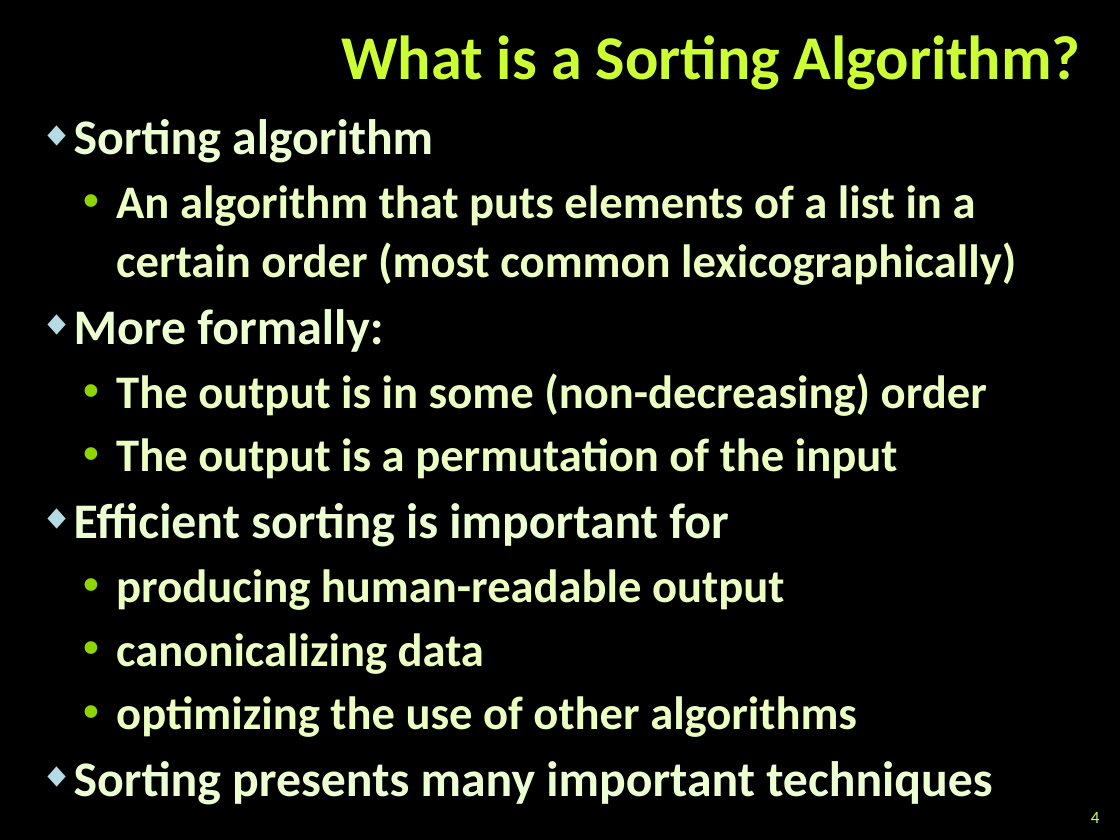
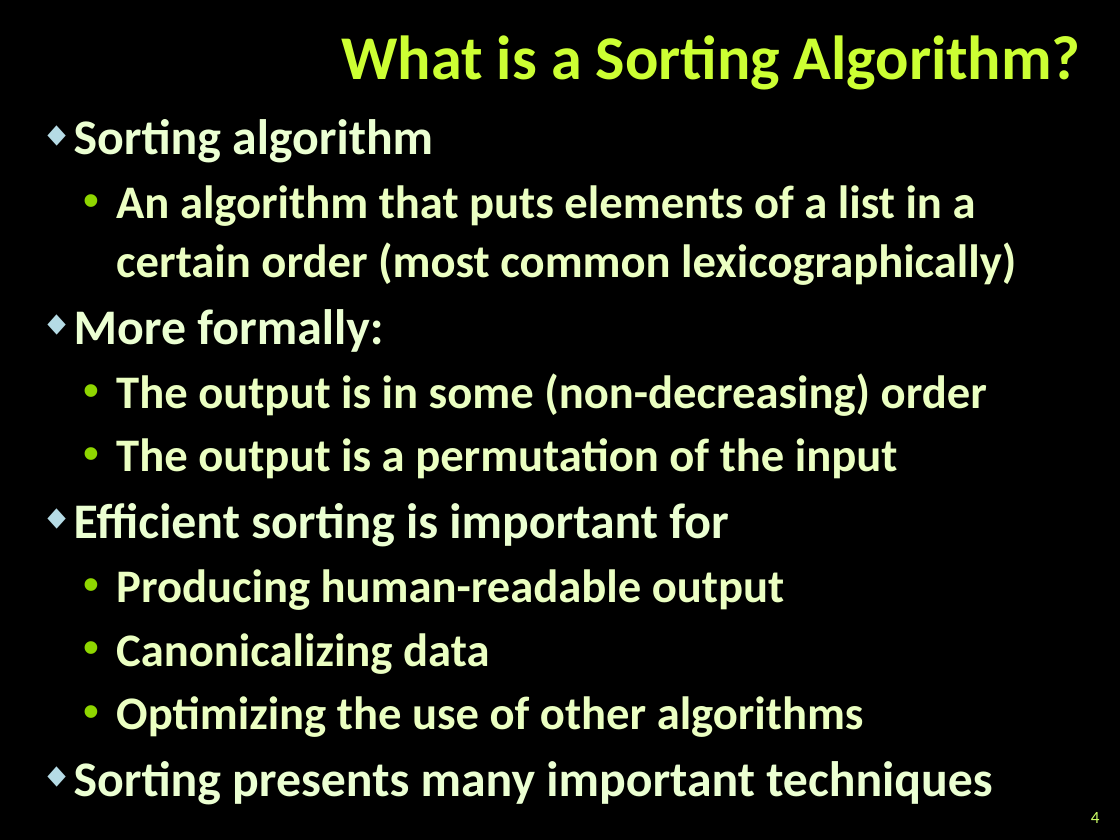
Before and after one commit to martin-nikolov/Telerik-Academy, a slide deck: slide 4 of Programming with C#/5. C# Data Structures and Algorithms/07. Sorting and Searching Algorithms/Sorting and Searching Algorithms.pptx. Drawn at 1120x840 pixels with LibreOffice and Linux fonts; fonts in the diff are those of the drawing; background and template pictures are left out. Boxes give left, top, right and bottom in pixels: in the first picture for what was removed or moved away, otherwise in the second. Text is boxed around its words. In the diff, an @@ line names an element or a change of style, - is before the commit and + after.

```diff
--- a/Programming with C#/5. C# Data Structures and Algorithms/07. Sorting and Searching Algorithms/Sorting and Searching Algorithms.pptx
+++ b/Programming with C#/5. C# Data Structures and Algorithms/07. Sorting and Searching Algorithms/Sorting and Searching Algorithms.pptx
@@ text at [116,569,864,737]: text changed @@
-  • producing human-readable output
-  • canonicalizing data
-  • optimizing the use of other algorithms
+  • Producing human-readable output
+  • Canonicalizing data
+  • Optimizing the use of other algorithms
```
Also in this commit, not shown: 1 other slide changed, 31 other files.
